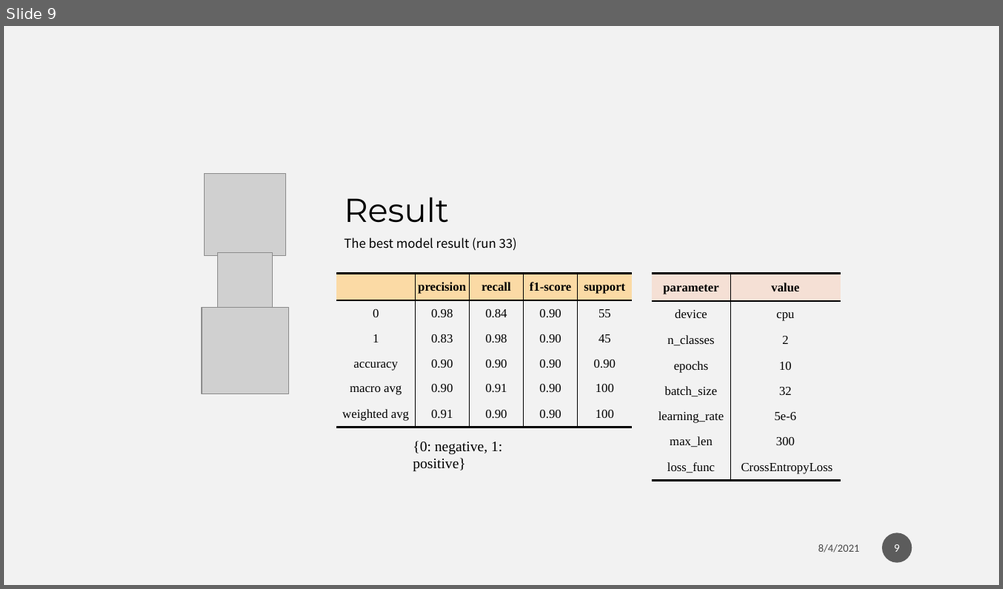
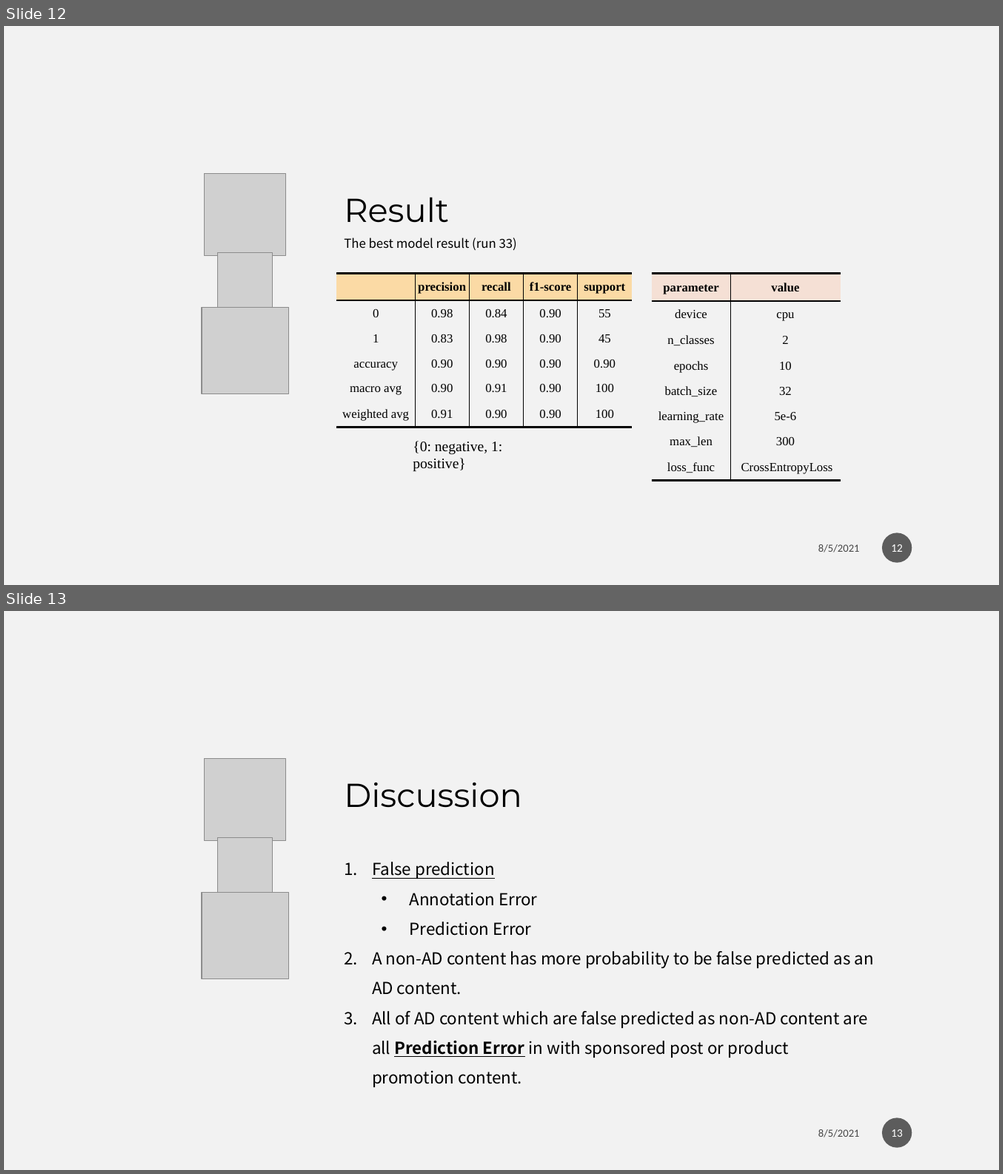
Before and after one commit to Weber12321/AD-classifier-side-project, a slide deck: AD_classifier.pptx. Shown one above the other, each under a label of ours: slide 9 before the commit, slides 12 and 13 after it. The pictures are 1003x589 and 1003x1174 pixels, drawn with LibreOffice and Linux fonts; fonts in the diff are those of the drawing; grey boxes stand for pictures; background and template pictures are left out. Boxes give left, top, right and bottom in pixels: in the first picture for what was removed or moved away, otherwise in the second. Text is boxed around its words. In the diff, an @@ line names an element or a change of style, - is before the commit and + after.

Commit message:
edit pptx

```diff
--- a/AD_classifier.pptx
+++ b/AD_classifier.pptx
@@ slide 13 added at (x1=4, y1=611, x2=999, y2=1170), background #F2F2F2 @@
@@ picture added at (x1=204, y1=759, x2=286, y2=841) @@
@@ text added at (x1=344, y1=782, x2=522, y2=808), 32 pt, text #000000 @@
+Discussion
@@ picture added at (x1=217, y1=838, x2=272, y2=892) @@
@@ text added at (x1=372, y1=862, x2=874, y2=1088), 16 pt, text #000000 @@
+1. False prediction
+  • Annotation Error
+  • Prediction Error
+2. A non-AD content has more probability to be false predicted as an AD content.
+3. All of AD content which are false predicted as non-AD content are all Prediction Error in with sponsored post or product promotion content.
@@ picture added at (x1=202, y1=892, x2=288, y2=979) @@
@@ page number added at (x1=882, y1=1119, x2=912, y2=1148), fill #1D1D1D at 70% opacity, 11 pt, text #FFFFFF @@
+13
@@ text added at (x1=818, y1=1130, x2=859, y2=1138), 10.5 pt, text #000000 at 70% opacity @@
+8/5/2021
@@ what was slide 9 is now slide 12 @@
@@ slide 12 changed as well @@
@@ text at (x1=818, y1=545, x2=859, y2=553): text changed @@
-8/4/2021
+8/5/2021
@@ page number at (x1=891, y1=545, x2=902, y2=552): text changed @@
-9
+12
```
Also in this commit, not shown: 15 other slides changed, 1 other slide added, 2 other files.
